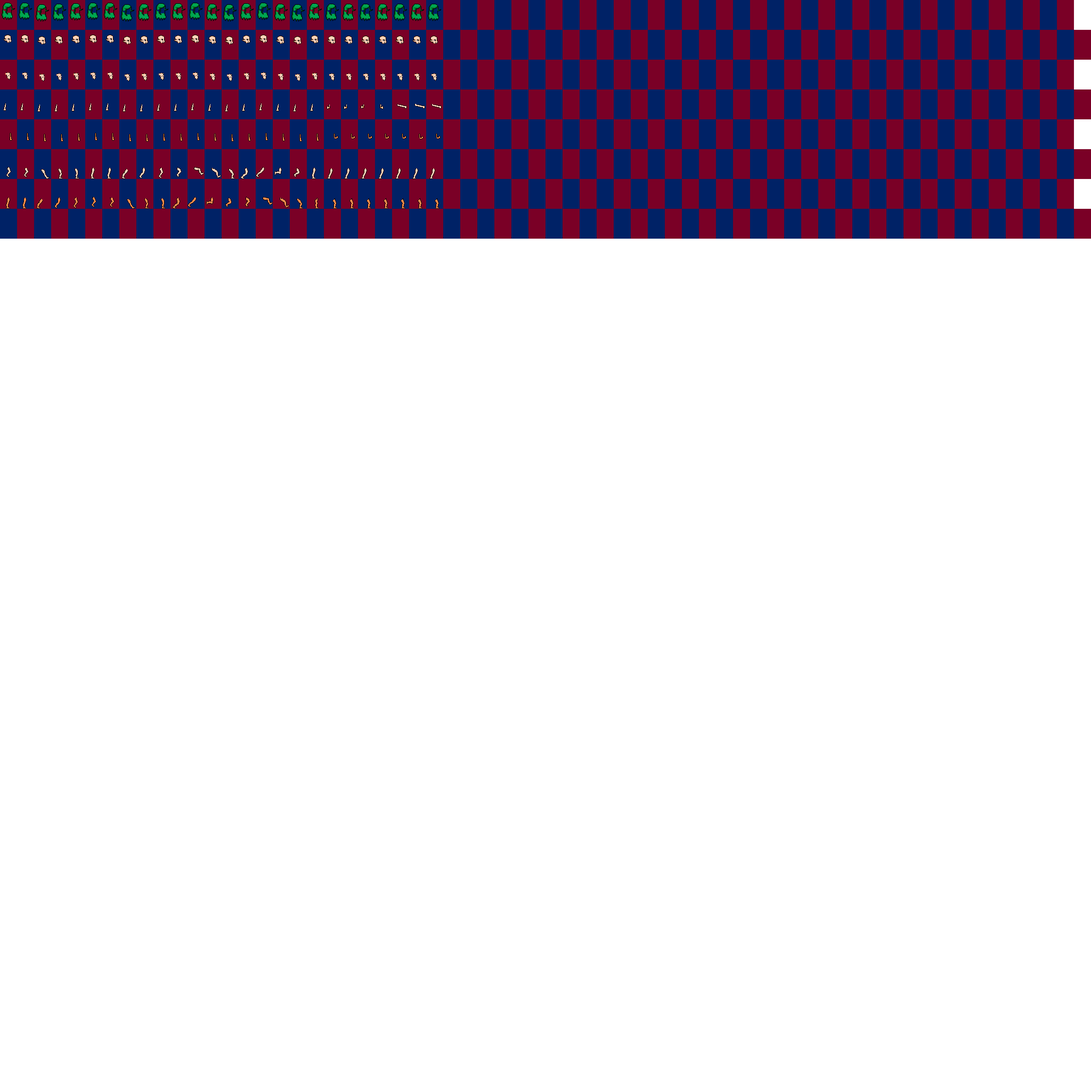
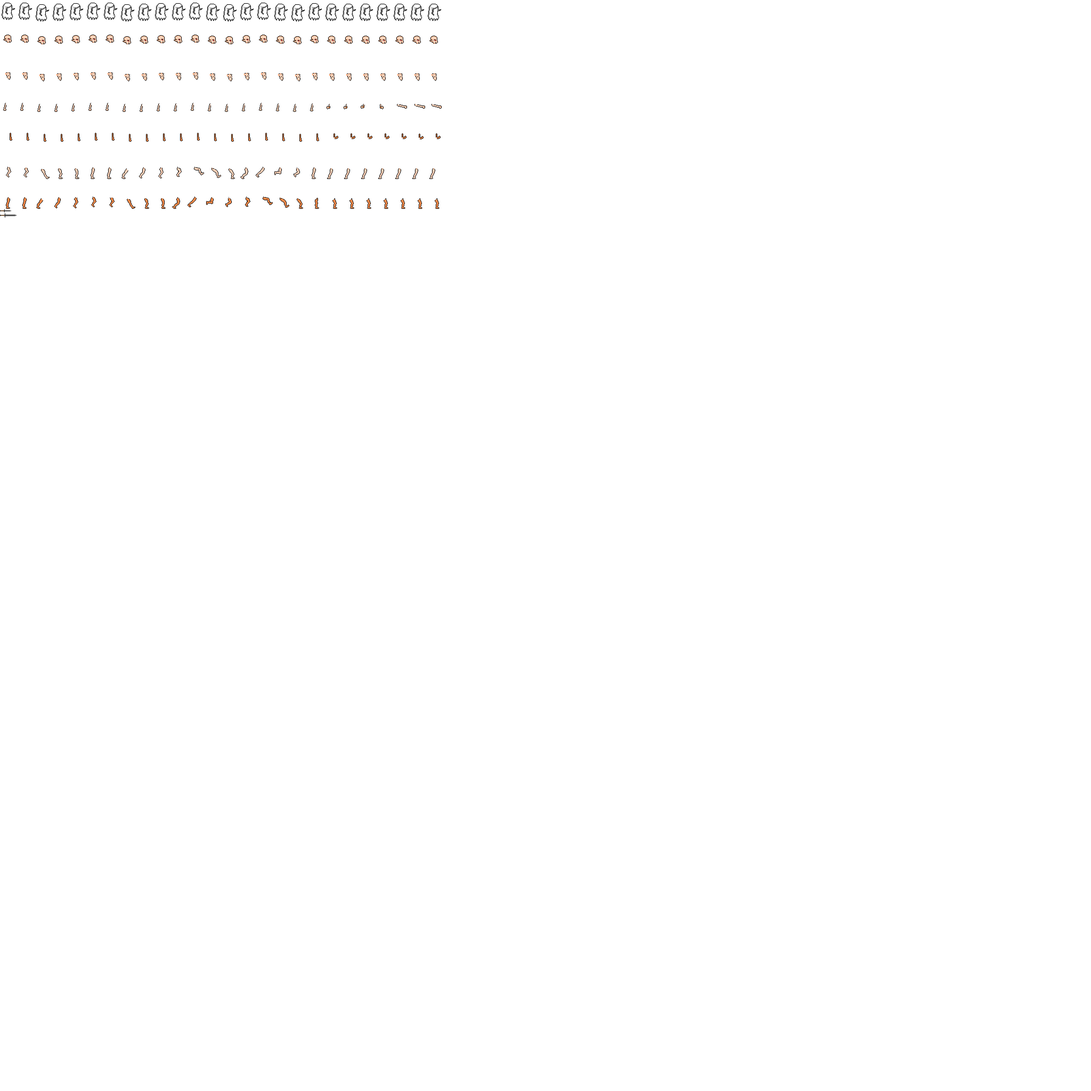
The second 1091×1091 image is a revision of the first. Changes to its layers:
added group "Weapon" (1st of 2) with 1 layers above "StabRight" over box(0, 209, 17, 218)
added layer "Weapon" (2nd of 2, in "Weapon") in group "Weapon" over box(0, 209, 17, 218)
painted on "Hair" (1st of 5, in "StabRight" › "Naked") over box(343, 4, 440, 21)
painted on "Head" (1st of 3, in "StabRight" › "Naked") over box(14, 39, 436, 216)
painted on "Hair" (2nd of 5, in "StandingRightCombat" › "Naked") over box(326, 4, 338, 21)
painted on "Hair" (3rd of 5, in "StandingRight" › "Naked") over box(309, 3, 321, 20)
painted on "Hair" (4th of 5, in "RunRight" › "Naked") over box(172, 3, 304, 22)
painted on "NakedHead" (1st of 2, in "RunRight" › "Naked") over box(179, 38, 300, 42)
painted on "Hair" (5th of 5, in "WalkRight" › "Naked") over box(2, 3, 167, 22)
painted on "NakedHead" (2nd of 2, in "WalkRight" › "Naked") over box(8, 38, 163, 42)
hid "New Grid", painted on it over box(0, 0, 1091, 239)
hid group "Old" (3 layers) over box(0, 0, 273, 171)
